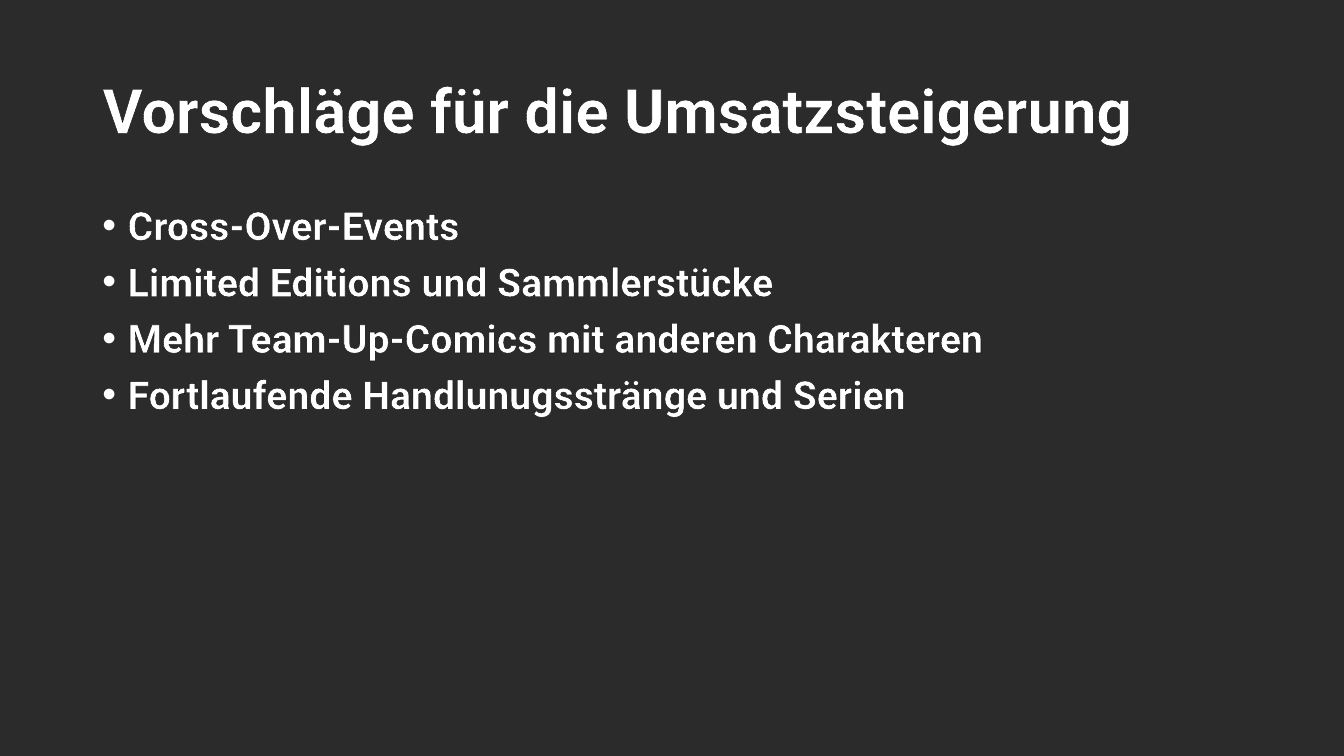
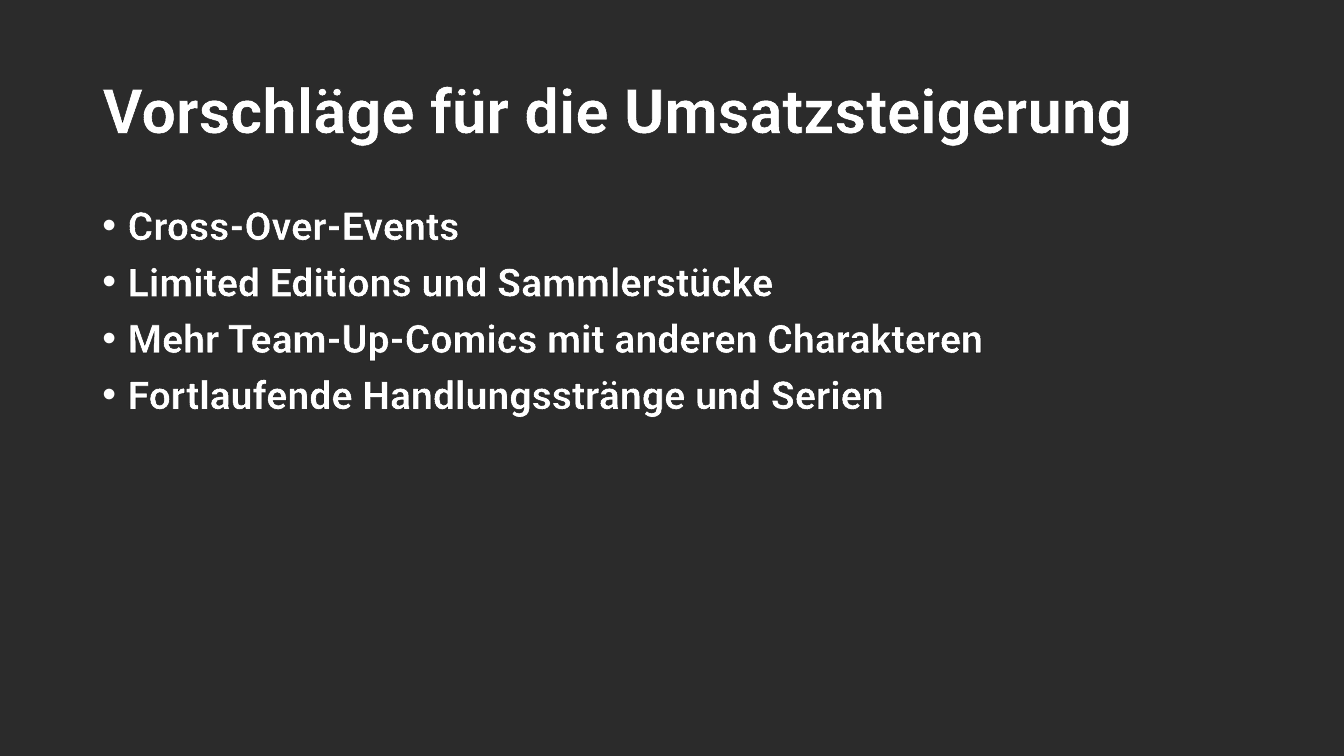
Before and after one commit to hrdfets0001/x12ij4321aop, a slide deck: slide 43 of Presentation.pptx (slide 40 before the commit). Drawn at 1344x756 pixels with LibreOffice and Linux fonts; fonts in the diff are those of the drawing; background and template pictures are left out; a plain dark background stands for a picture behind light text. Boxes give left, top, right and bottom in pixels: in the first picture for what was removed or moved away, otherwise in the second. Text is boxed around its words. In the diff, an @@ line names an element or a change of style, - is before the commit and + after.

```diff
--- a/Presentation.pptx
+++ b/Presentation.pptx
@@ text at box(128, 379, 884, 417): text changed @@
-• Fortlaufende Handlunugsstränge und Serien
+• Fortlaufende Handlungsstränge und Serien
```
Also in this commit, not shown: 4 other slides changed, 3 slides added, 4 other files.
